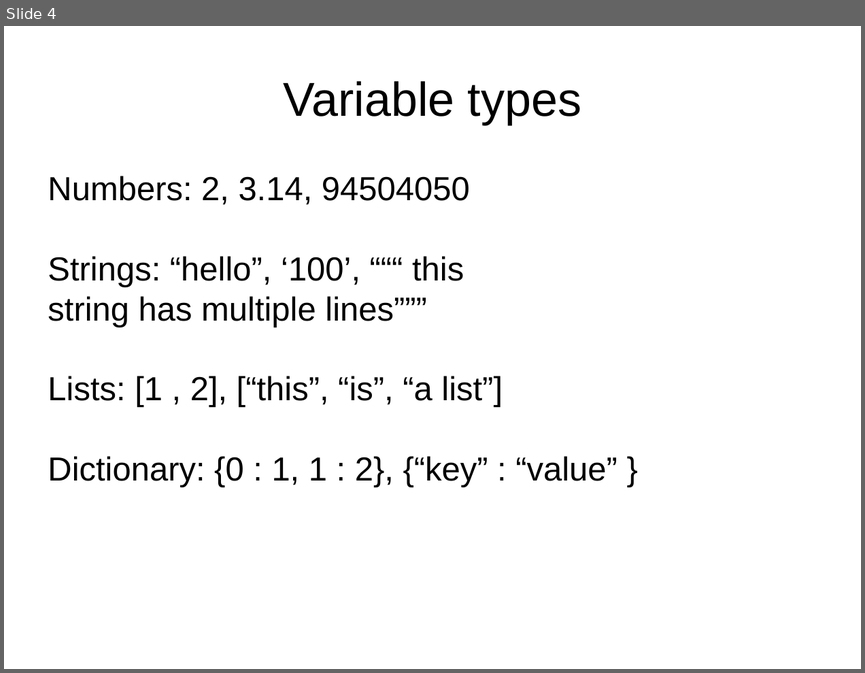
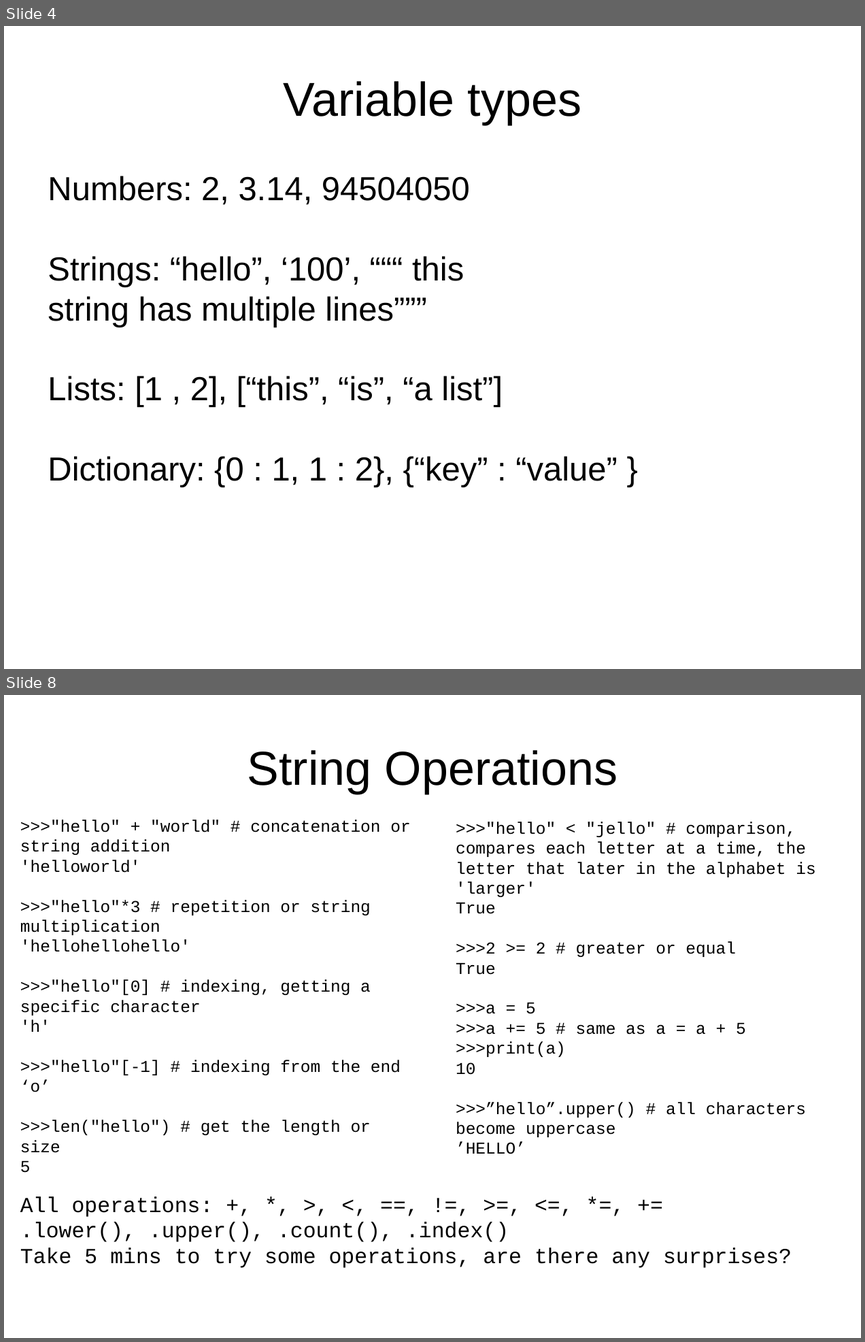
Before and after one commit to jyesselm/Chem991E, a slide deck: 01_introduction_to_python/slides.pptx. Shown one above the other, each under a label of ours: slide 4 before the commit, slides 4 and 8 after it; the slides between them are not shown. The pictures are 865x673 and 865x1342 pixels, drawn with LibreOffice and Linux fonts; fonts in the diff are those of the drawing. Boxes give left, top, right and bottom in pixels: in the first picture for what was removed or moved away, otherwise in the second. Text is boxed around its words. In the diff, an @@ line names an element or a change of style, - is before the commit and + after.

Commit message:
added more to lecture 1

```diff
--- a/01_introduction_to_python/slides.pptx
+++ b/01_introduction_to_python/slides.pptx
@@ slide 8 added at (x1=4, y1=695, x2=861, y2=1338), background #FFFFFF @@
@@ title added at (x1=247, y1=750, x2=617, y2=794), 40 pt, text #000000 @@
+String Operations
@@ text added at (x1=20, y1=819, x2=410, y2=1172), 14 pt, text #000000 @@
+>>>"hello" + "world" # concatenation or string addition
+'helloworld'
+>>>"hello"*3 # repetition or string multiplication
+'hellohellohello'
+>>>"hello"[0] # indexing, getting a specific character
+'h'
+>>>"hello"[-1] # indexing from the end
+‘o’
+>>>len("hello") # get the length or size
+5
@@ text added at (x1=456, y1=821, x2=815, y2=1154), 14 pt, text #000000 @@
+>>>"hello" < "jello" # comparison, compares each letter at a time, the letter that later in the alphabet is 'larger'
+True
+>>>2 >= 2 # greater or equal
+True
+>>>a = 5
+>>>a += 5 # same as a = a + 5
+>>>print(a)
+10
+>>>”hello”.upper() # all characters become uppercase
+’HELLO’
@@ text added at (x1=20, y1=1196, x2=791, y2=1268), 18 pt, text #000000 @@
+All operations: +, *, >, <, ==, !=, >=, <=, *=, +=
+.lower(), .upper(), .count(), .index()
+Take 5 mins to try some operations, are there any surprises?
```
Also in this commit, not shown: 4 other slides added, 2 slides removed, 2 other files.
